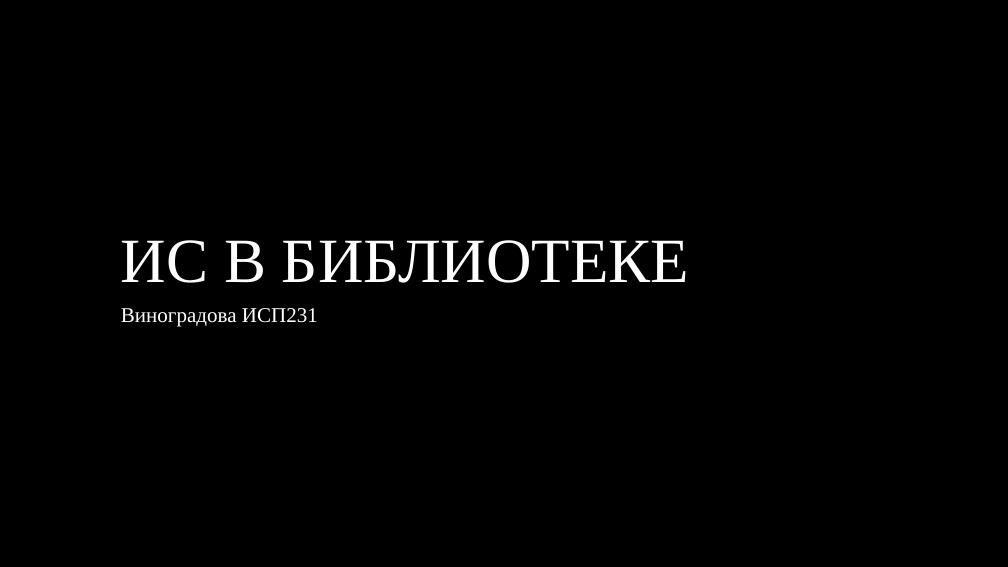
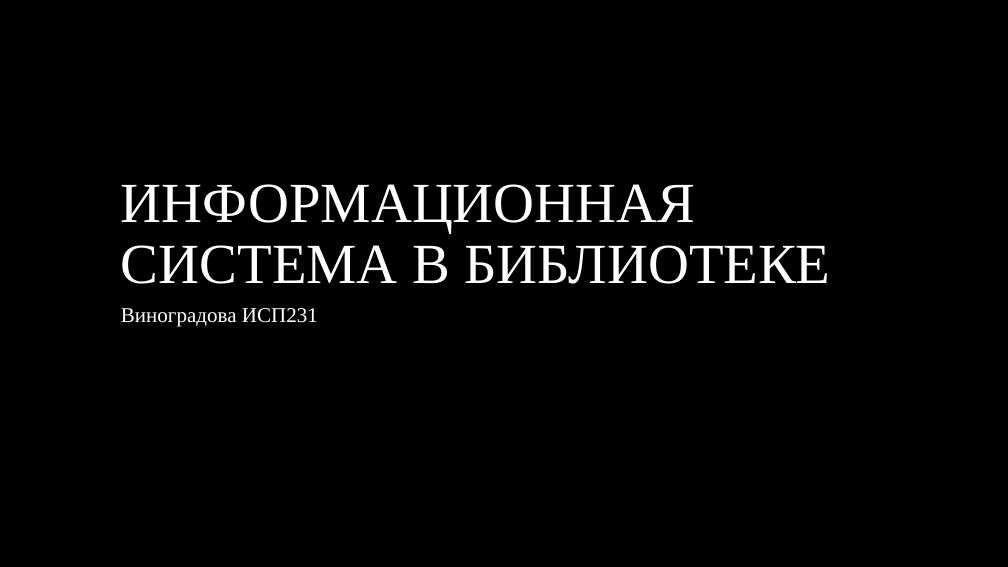
Before and after one commit to n1lhsss/YP04, a slide deck: slide 1 of Презентация Microsoft PowerPoint.pptx. Drawn at 1008x567 pixels with LibreOffice and Linux fonts; fonts in the diff are those of the drawing; background and template pictures are left out. Boxes give left, top, right and bottom in pixels: in the first picture for what was removed or moved away, otherwise in the second. Text is boxed around its words. In the diff, an @@ line names an element or a change of style, - is before the commit and + after.

```diff
--- a/Презентация Microsoft PowerPoint.pptx
+++ b/Презентация Microsoft PowerPoint.pptx
@@ title at box(121, 184, 831, 284): text changed; size 60 to 54 pt @@
-ИС В БИБЛИОТЕКЕ
+ИНФОРМАЦИОННАЯ СИСТЕМА В БИБЛИОТЕКЕ
```
Also in this commit, not shown: 7 other slides changed, 4 slides added, 2 other files.
